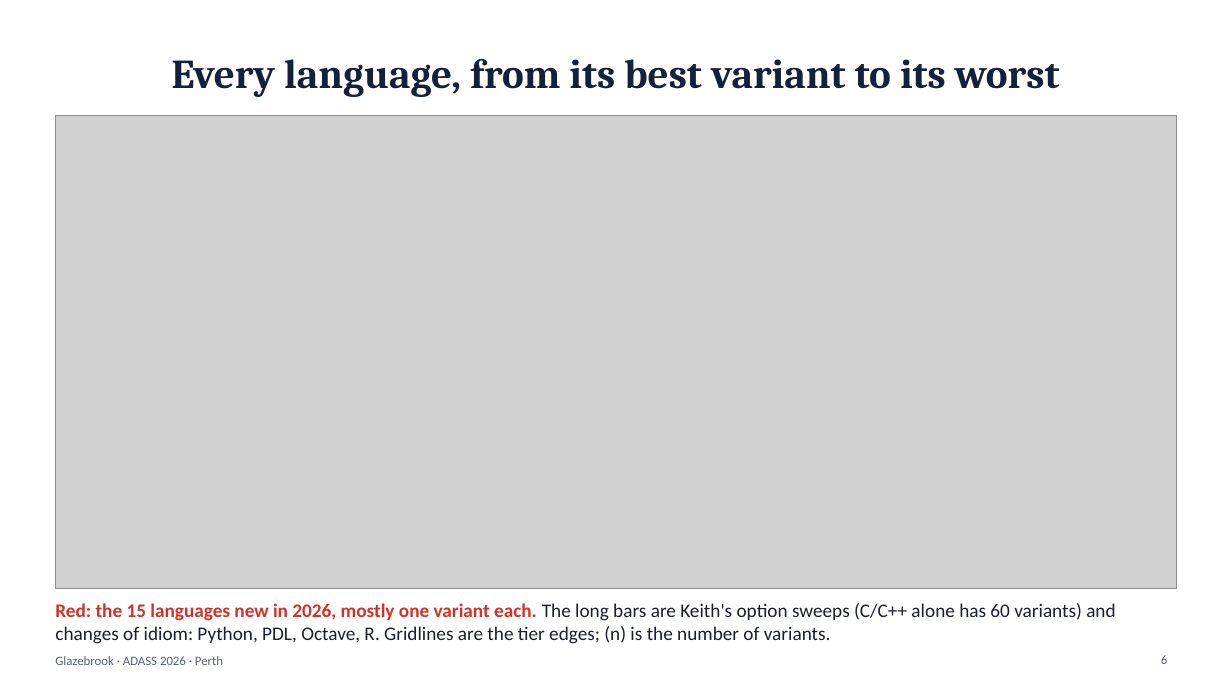
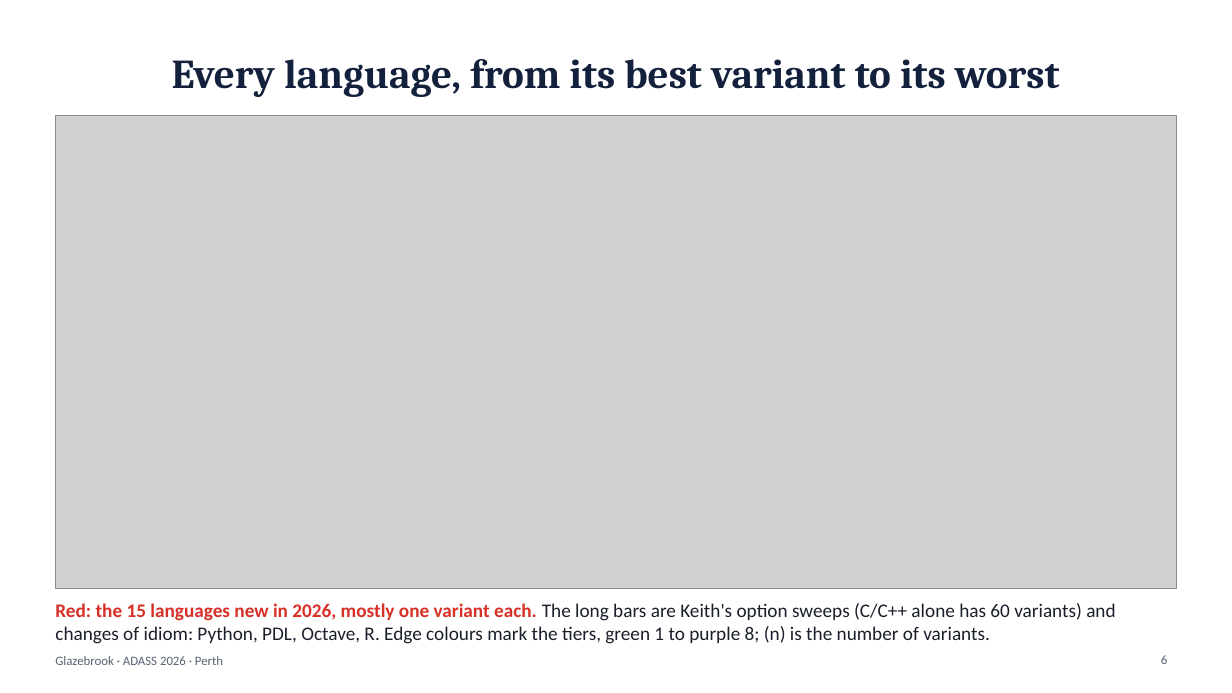
Before and after one commit to karlglazebrook/ADASS2026, a slide deck: slide 6 of talk/ADASS2026-talk.pptx. Drawn at 1232x693 pixels with LibreOffice and Linux fonts; fonts in the diff are those of the drawing; grey boxes stand for pictures. Boxes give left, top, right and bottom in pixels: in the first picture for what was removed or moved away, otherwise in the second. Text is boxed around its words. In the diff, an @@ line names an element or a change of style, - is before the commit and + after.

```diff
--- a/talk/ADASS2026-talk.pptx
+++ b/talk/ADASS2026-talk.pptx
@@ text at <box>55,603,1115,644</box>: text changed @@
-Red: the 15 languages new in 2026, mostly one variant each. The long bars are Keith's option sweeps (C/C++ alone has 60 variants) and changes of idiom: Python, PDL, Octave, R. Gridlines are the tier edges; (n) is the number of variants.
+Red: the 15 languages new in 2026, mostly one variant each. The long bars are Keith's option sweeps (C/C++ alone has 60 variants) and changes of idiom: Python, PDL, Octave, R. Edge colours mark the tiers, green 1 to purple 8; (n) is the number of variants.
```
Also in this commit, not shown: 6 other slides changed, 7 other files.
